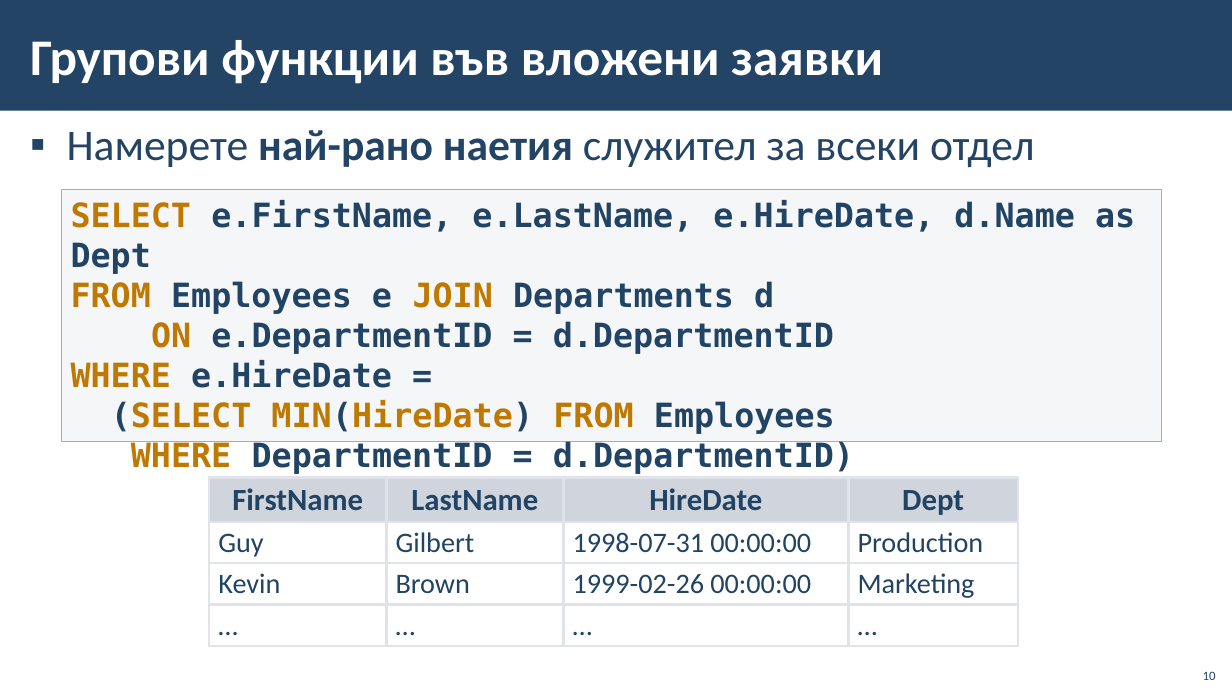
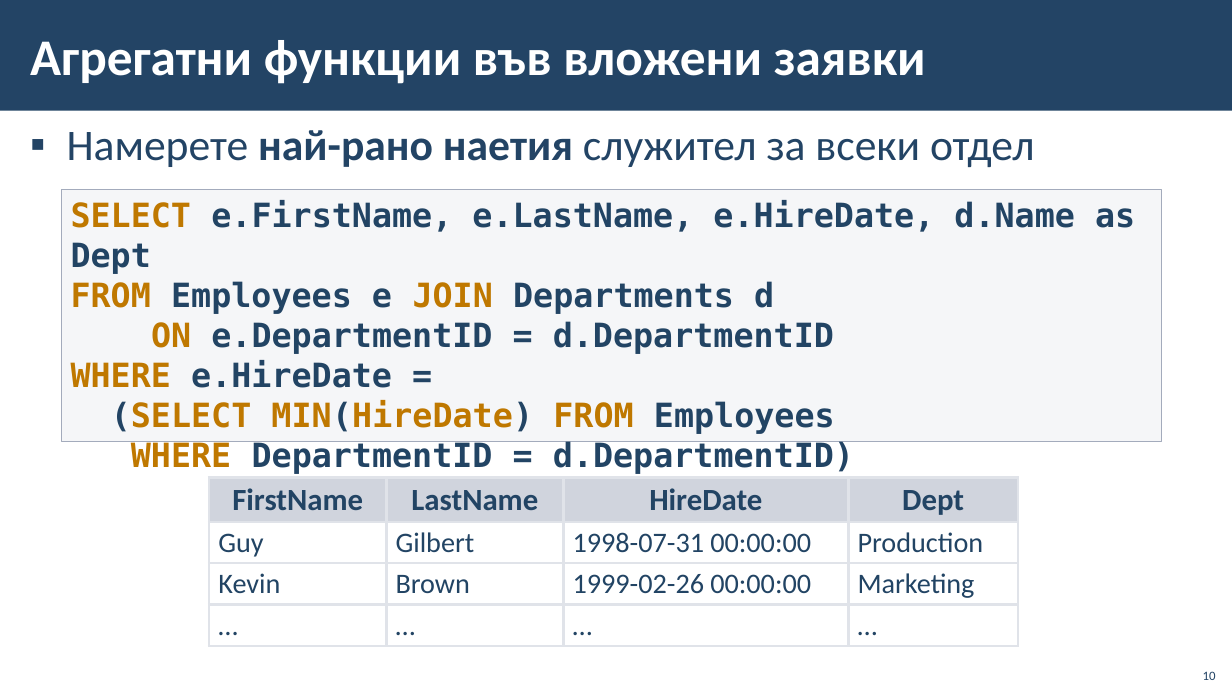
Before and after one commit to BG-IT-Edu/School-Programming, a slide deck: slide 10 of Courses/Software-Sciences/Module-3-Databases-New/11-Group-and-Aggregate-Functions/11-Group-and-Aggregate-Functions.pptx. Drawn at 1232x693 pixels with LibreOffice and Linux fonts; fonts in the diff are those of the drawing; background and template pictures are left out. Boxes give left, top, right and bottom in pixels: in the first picture for what was removed or moved away, otherwise in the second. Text is boxed around its words. In the diff, an @@ line names an element or a change of style, - is before the commit and + after.

```diff
--- a/Courses/Software-Sciences/Module-3-Databases-New/11-Group-and-Aggregate-Functions/11-Group-and-Aggregate-Functions.pptx
+++ b/Courses/Software-Sciences/Module-3-Databases-New/11-Group-and-Aggregate-Functions/11-Group-and-Aggregate-Functions.pptx
@@ title at (x1=30, y1=40, x2=926, y2=84): text changed @@
-Групови функции във вложени заявки
+Агрегатни функции във вложени заявки
```
Also in this commit, not shown: 9 other slides changed, 1 other file.
